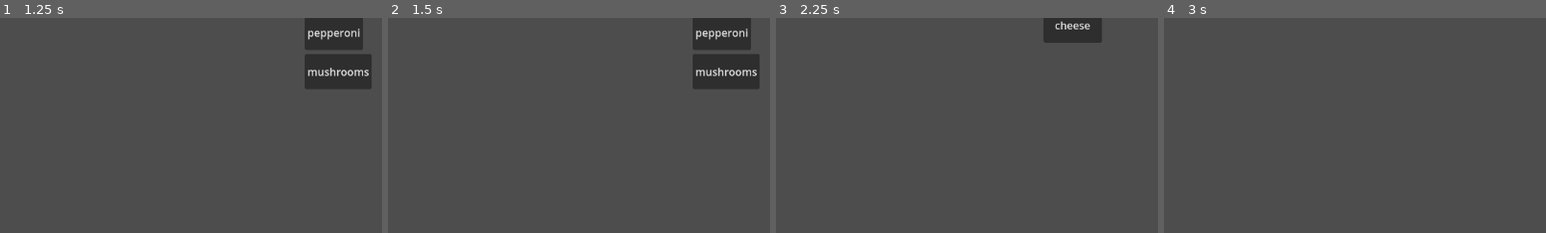
Above: before the commit, frames 1-4 (left to right).
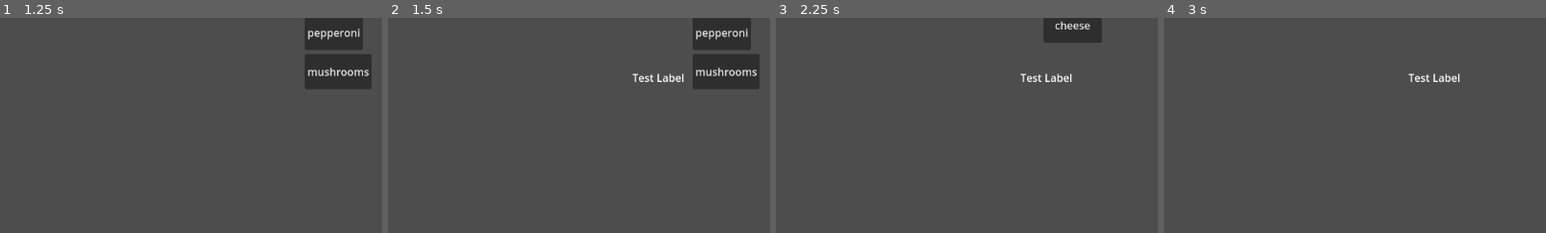
Above: after the commit, the same moments.

Repository: Leone2004/LandLockedLigersGame
Game: Godot game, scene res://Scenes/mainmenu.tscn
Same seed, same stepped clock (60 frames per second), same inputs: the game is played once before the commit and once after it. The engine's default icon, where the game draws it, is replaced by a stand-in: a white triangle on a blue panel in a dark square.
Inputs:
- Up to frame 1 (1.25 s): click "Start" at 0.5 s
- Up to frame 2 (1.5 s): click "Shopping List" at 1.25 s
- Up to frame 3 (2.25 s): click "Next" at 2 s
- Up to frame 4 (3 s): click "Next" at 2.75 s
The pictures show only the part of the screen within x 15-65%, y 36-86%; the shares and areas given below are measured in that part.

Frame 1 is identical in both runs. In frame 2, 0.3% of the frame differs, in the area x 64-78%, y 25-30%; in frame 3, 0.3%; in frame 4, 0.3%.

Commit message:
added toggleable layer for shopping list in the shopping scene

Diff:
--- a/cookingupsuccessgame/Scenes/GroceryStore.tscn
+++ b/cookingupsuccessgame/Scenes/GroceryStore.tscn
@@ -1,7 +1,8 @@
-[gd_scene load_steps=3 format=3 uid="uid://ytwvoc765rk3"]
+[gd_scene load_steps=4 format=3 uid="uid://ytwvoc765rk3"]
 
 [ext_resource type="Script" uid="uid://brx8kajls5irq" path="res://Scripts/ShoppingStoreButtons.gd" id="1_6pps0"]
 [ext_resource type="Texture2D" uid="uid://5mgc7ux7nk1g" path="res://Art/icon.svg" id="2_pk8ln"]
+[ext_resource type="PackedScene" uid="uid://dvhspowe5pn6t" path="res://Scenes/shopping_list.tscn" id="3_d07kg"]
 
 [node name="ShoppingScene" type="Node2D"]
 
@@ -81,6 +82,8 @@
 position = Vector2(-1245, -105)
 texture = ExtResource("2_pk8ln")
 
+[node name="ShoppingListScene" parent="." instance=ExtResource("3_d07kg")]
+
 [connection signal="pressed" from="Control/CanvasLayer/Back" to="Control" method="_on_back_pressed"]
 [connection signal="pressed" from="Control/CanvasLayer/Next" to="Control" method="_on_next_pressed"]
 [connection signal="pressed" from="Control/CanvasLayer/Finished" to="Control" method="_on_finished_pressed"]
--- a/cookingupsuccessgame/Scenes/shopping_list.tscn
+++ b/cookingupsuccessgame/Scenes/shopping_list.tscn
@@ -1,3 +1,19 @@
 [gd_scene format=3 uid="uid://dvhspowe5pn6t"]
 
 [node name="ShoppingListScene" type="Node2D"]
+
+[node name="ShoppingList" type="CanvasLayer" parent="."]
+
+[node name="Label" type="Label" parent="ShoppingList"]
+anchors_preset = 8
+anchor_left = 0.5
+anchor_top = 0.5
+anchor_right = 0.5
+anchor_bottom = 0.5
+offset_left = -39.5
+offset_top = -11.5
+offset_right = 39.5
+offset_bottom = 11.5
+grow_horizontal = 2
+grow_vertical = 2
+text = "Test Label"
--- a/cookingupsuccessgame/Scripts/ShoppingStoreButtons.gd
+++ b/cookingupsuccessgame/Scripts/ShoppingStoreButtons.gd
@@ -1,11 +1,13 @@
 extends Control
 
-@onready var BackButton: Button = $Back
-@onready var NextButton: Button = $Next
-@onready var FinishedButton: Button = $Finished
-@onready var ShoppingButton: Button = $ShoppingList
-@onready var camera: Camera2D = $"../Camera2D"
-@onready var money: Label = $CanvasLayer/Money
+@onready var BackButton : Button = $Back
+@onready var NextButton : Button = $Next
+@onready var FinishedButton : Button = $Finished
+@onready var ShoppingButton : Button = $ShoppingList
+@onready var camera : Camera2D = $"../Camera2D"
+@onready var money : Label = $CanvasLayer/Money
+@onready var shopping_list = $"../ShoppingListScene".get_node("ShoppingList")
+
 
 var aisle_index: int = 0  # keeps track of which aisle we're on
 
@@ -13,6 +15,7 @@
 	print("Day:", Global.day) # indicates the day you're on
 	print("--------------------------") # a line break
 	update_label()
+	shopping_list.hide()
 
 func _physics_process(delta: float) -> void:
 	update_label()
@@ -40,6 +43,7 @@
 
 func _on_shopping_list_pressed() -> void:
 	print("shopping list button was pressed")
+	shopping_list.visible = !shopping_list.visible
 
 func _on_food_pressed(item: int, price: float) -> void:
 	if Global.money >= price: # checks to see if the player has enough money
